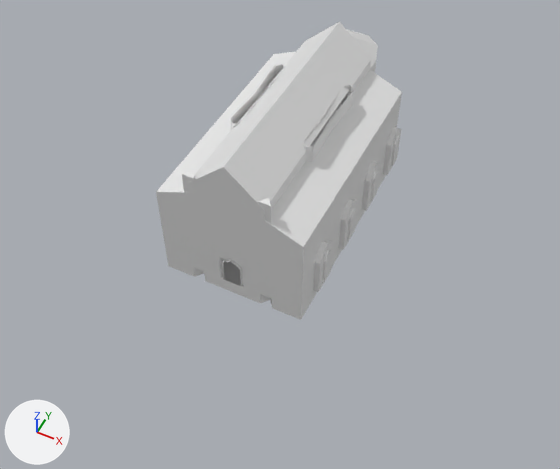
Before and after pictures for a commit that changed the Blender file evan blender/blockoutkerk.blend.
One viewpoint serves both versions: a 50 mm lens placed at (16.5, -33.9, 39.0), pointed at (1.3, -3.5, 1.0). The lights are fixed; the arrows at lower left show +X, +Y and +Z. The first picture is the older version.

Objects in the first picture: 'Chruch'.
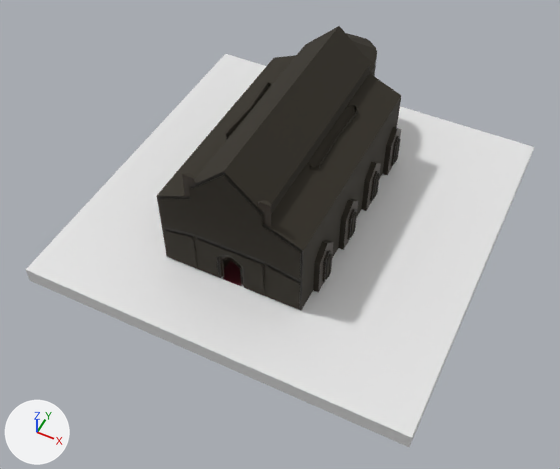
The change in detail:
Material 'Material.001' (mat_material_001) is new.
Its base color is (0.0293, 0.0235, 0.0141) (brown #302a20).
Its roughness is 0.854.
Material 'Material.003' (mat_material_003) is new.
Its base color is (0.0356, 0.0242, 0.0144) (brown #352b20).
Material 'Material.002' (mat_material_002) is new.
Its base color is (0.0178, 0.0149, 0.0112) (black #24211b).
Material 'Material' (mat_material) is new.
Its base color is (0.0738, 0.00698, 0.013) (dark red #4d141e).
me_plane is used by ob_chruch; location (0.0, 0.0, 0.0); scale (4.89, 7.89, 7.89).
me_plane had 751 vertices, 629 faces and spanned x -1.09..1.1, y -0.99..1.47, z -0.13..1.28.
me_plane now has 1331 vertices, 765 faces, 6 loose edges and spans x -1.11..1.12, y -1.0..1.47, z 0.0..1.24.
me_plane part 1: 108 vertices moved from x -1.0..1.0, y -0.99..1.47, z -0.05..1.28 to x -1.0..1.0, y -0.99..1.47, z 0.04..1.24; 364 vertices removed from x -1.0..1.0, y -0.99..1.47, z -0.13..1.28; 944 vertices added at x -1.11..1.12, y -1.0..1.47, z 0.0..1.24.
me_plane part 2: 117 faces spanning x -1.09..1.1, y -0.99..1.0, z 0.07..1.24 switch from no material to mat_material_001 (brown #302a20).
Mesh me_plane_012 is new.
It has 471 vertices, 299 faces and spans x -1.06..1.07, y -0.99..1.47, z 0.0..1.05.
It uses material mat_material_003 (brown #352b20).
Mesh me_plane_011 is new.
It has 866 vertices, 550 faces and spans x -1.11..1.13, y -1.0..1.02, z 0.0..1.24.
It uses material mat_material_002 (black #24211b).
Mesh me_plane_010 is new.
It has 52 vertices, 18 faces and spans x -0.4..0.41, y -0.99..1.42, z 0.0..0.07.
It uses material mat_material (dark red #4d141e).
Mesh me_cube is new.
It is a box spanning x -1.0..1.0, y -1.0..1.0, z -1.0..1.0.
Object 'Chruch.004' (ob_chruch_004) is new; it shows me_plane_012.
Its location is (0.0, 0.0, 0.0).
Its scale is (4.89, 7.89, 7.89).
Object 'Chruch.003' (ob_chruch_003) is new; it shows me_plane_011.
Its location is (0.0, 0.0, 0.0).
Its scale is (4.89, 7.89, 7.89).
Object 'Chruch.002' (ob_chruch_002) is new; it shows me_plane_010.
Its location is (0.0, 0.0, 0.0).
Its scale is (4.89, 7.89, 7.89).
Object 'Cube' (ob_cube) is new; it shows me_cube.
Its location is (0.74, 0.46, -0.61).
Its scale is (13.2, 13.2, -0.576).

Changed parts and their boxes (x1, y1, x2, y2) in the pictures (560 x 469 px):
'Cube', added
    after: (26, 54, 534, 447)
'Chruch', reshaped
    before: (156, 22, 402, 320)
    after: (157, 26, 401, 310)
'Chruch.003', added (mostly hidden)
    after: (157, 137, 400, 310)
'Chruch.004', added (mostly hidden)
    after: (182, 62, 401, 292)
'Chruch.002', added
    after: (224, 261, 241, 286)
part 1 of me_plane, reshaped
    before: (156, 22, 402, 320)
    after: (158, 26, 401, 310)
part 2 of me_plane, recoloured
    both: (160, 49, 401, 282)
